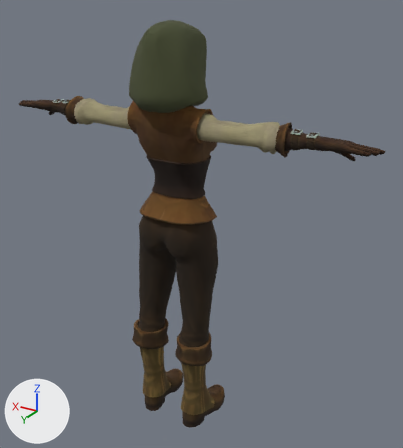
Renders of the glTF model public/assets/characters/body-preview/Female_Herbalist.glb from each side of a commit.
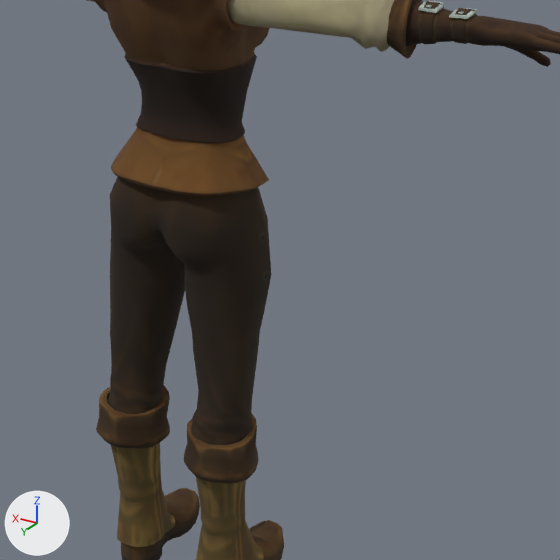
There are two pictures of each version: one whole from a 50 mm lens placed at (-1.229, 1.629, -7.644), pointed at (-0.074, -0.296, -8.607), one close up on the part from 21% to 89% of the width and 29% to 90% of the height. The axes (+X, +Y, +Z) are drawn at lower left. The lights are the same throughout. The older version's two pictures come first. Vertices at exactly the same position are counted once.

Objects in the first close-up: 'Female_Peasant_Arms', 'Female_Peasant_Body', 'Female_Peasant_Feet', 'Female_Peasant_Legs'.
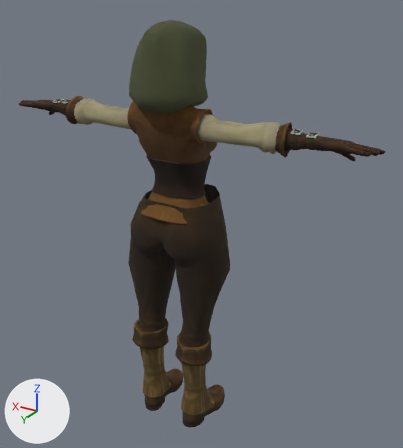
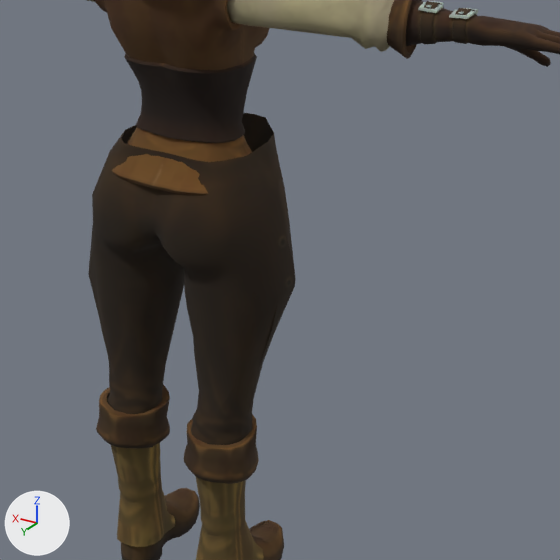
The newer file adds a shape key; the second version is drawn at full value of the shape key 'Fat.001' of 'Female_Peasant_Legs', and the change is written as the vertex moves it makes.

Location of each change, [x1, y1, x2, y2] in pixels of the close-ups (560 x 560 px):
'Female_Peasant_Legs', reshaped
    before: [107, 176, 271, 445]
    after: [88, 112, 296, 445]

What changed in the scene script:
```text
Change me_female_peasant_legs:
    used by ob_female_peasant_legs; location = (0.0, 0.0, 0.0)
    remove me_female_peasant_legs.from_pydata(...)  # 417 vertices, 790 faces; spans x -0.191..0.185, y -0.313..-0.084, z -9.125..-8.47
    add me_female_peasant_legs.from_pydata(...)  # 417 vertices, 790 faces; spans x -0.248..0.242, y -0.43..-0.063, z -9.125..-8.47
    me_female_peasant_legs part 1: 364 of 417 vertices moved; they spanned x -0.191..0.185, y -0.313..-0.084, z -9.111..-8.47 and now span x -0.248..0.242, y -0.43..-0.063, z -9.111..-8.47; mean shift (0.0, -0.003, 0.0); largest move (0.028, -0.313, -8.472) -> (0.038, -0.43, -8.472)
```
